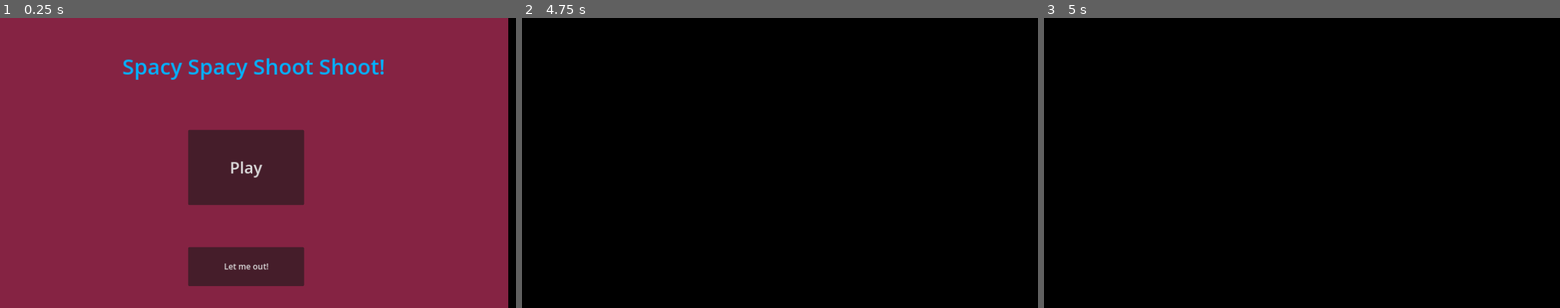
Above: before the commit, frames 1-3 (left to right).
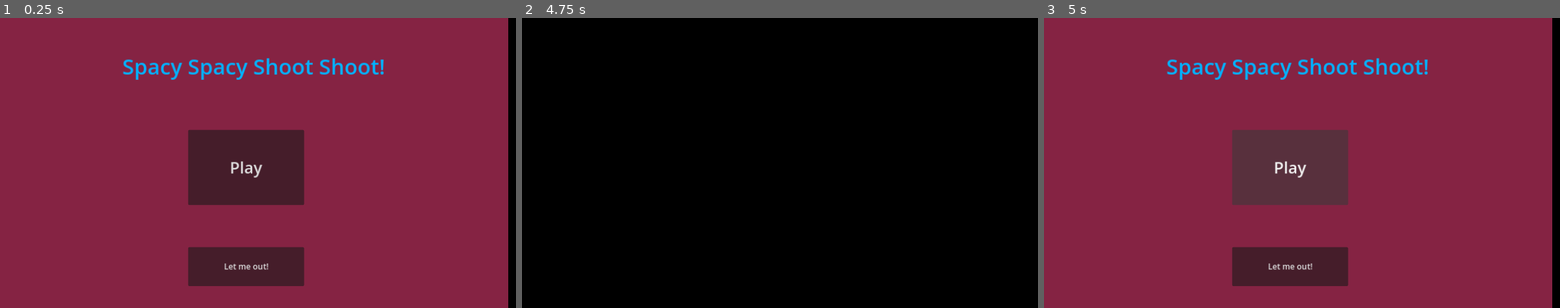
Above: after the commit, the same moments.

Repository: gregmalcolm/spacy-spacy-pew-pew
Game: Godot game, scene res://TitleScreen/title_screen.tscn
Two runs of this game, one before a commit and one after it. Both use one fixed random seed, a clock stepped at 60 frames per second and the inputs below.
Inputs:
- Up to frame 1 (0.25 s): no input
- Up to frame 2 (4.75 s): click "Play" at 0.5 s; tap Enter at 1.25, 2.75, 4.25 s; tap Space at 2, 3.5 s
- Up to frame 3 (5 s): tap Escape (ui_cancel) at 4.9 s

Frames 1-2 are identical in both runs. In frame 3, 98% of the frame differs, in the area x 0-99%, y 0-100%.

Commit message:
Playing with ship animation

Diff:
--- /dev/null
+++ b/Player/player.gd
@@ -0,0 +1,9 @@
+extends CharacterBody2D
+
+
+func _ready():
+	pass # Replace with function body.
+
+
+func _process(delta):
+	pass
--- a/Player/player.tscn
+++ b/Player/player.tscn
@@ -1,5 +1,8 @@
-[gd_scene format=3 uid="uid://bvwy4ms4qg3h6"]
+[gd_scene load_steps=2 format=3 uid="uid://bvwy4ms4qg3h6"]
 
-[node name="Player" type="Node2D"]
+[ext_resource type="Script" path="res://Player/player.gd" id="1_w4d3y"]
 
-[node name="CharacterBody2D" type="CharacterBody2D" parent="."]
+[node name="Player" type="CharacterBody2D"]
+script = ExtResource("1_w4d3y")
+
+[node name="CollisionShape2D" type="CollisionShape2D" parent="."]
--- a/TitleScreen/title_screen.gd
+++ b/TitleScreen/title_screen.gd
@@ -1,15 +1,4 @@
 extends Control
-
-
-# Called when the node enters the scene tree for the first time.
-func _ready():
-	pass # Replace with function body.
-
-
-# Called every frame. 'delta' is the elapsed time since the previous frame.
-func _process(delta):
-	pass
-
 
 func _input(event):
 	if event.is_action_pressed("ui_cancel"):
--- /dev/null
+++ b/World/world.gd
@@ -0,0 +1,13 @@
+extends Node2D
+
+
+func _ready():
+	pass
+
+
+func _process(_delta):
+	pass
+
+func _input(event):
+	if event.is_action_pressed("ui_cancel"):
+		get_tree().change_scene_to_file("res://TitleScreen/title_screen.tscn")
--- a/World/world.tscn
+++ b/World/world.tscn
@@ -1,3 +1,6 @@
-[gd_scene format=3 uid="uid://cn4dhpkb03dc"]
+[gd_scene load_steps=2 format=3 uid="uid://cn4dhpkb03dc"]
 
-[node name="World" type="CanvasLayer"]
+[ext_resource type="Script" path="res://World/world.gd" id="1_a214h"]
+
+[node name="World" type="Node2D"]
+script = ExtResource("1_a214h")
Not shown, changed: Assets/README.md
